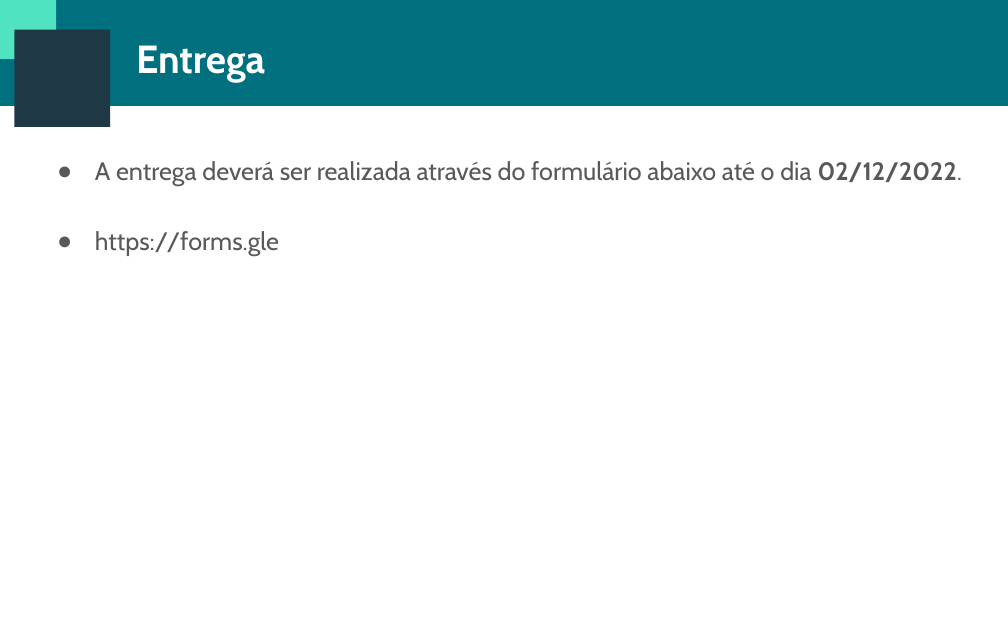
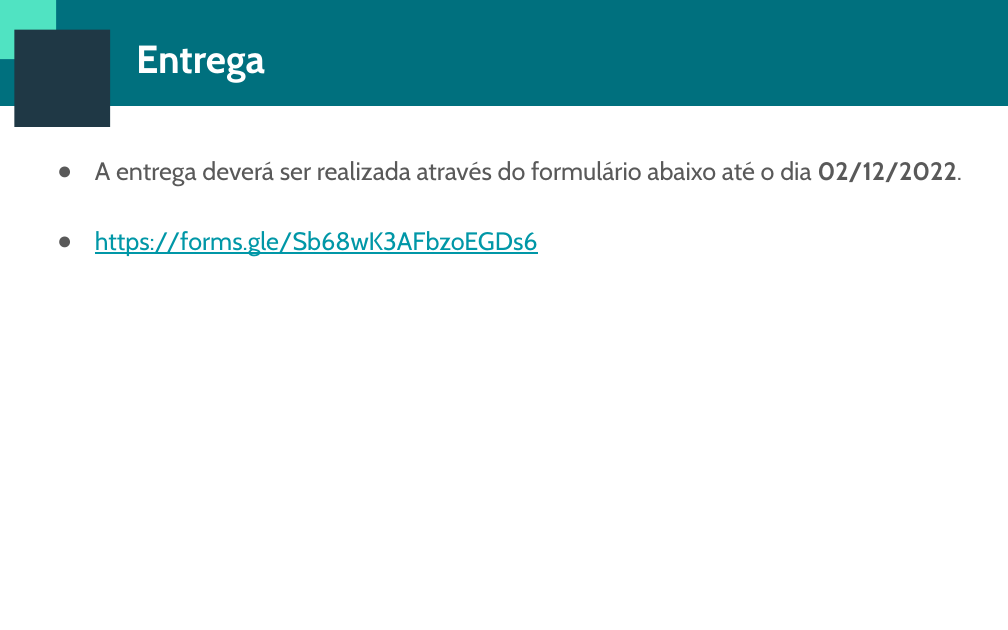
Before and after one commit to cteds/desenvolvimento_interface_usuario_segundo_oferecimento, a slide deck: slide 5 of avaliacao/escopo.pptx. Drawn at 1008x630 pixels with LibreOffice and Linux fonts; fonts in the diff are those of the drawing; background and template pictures are left out. Boxes give left, top, right and bottom in pixels: in the first picture for what was removed or moved away, otherwise in the second. Text is boxed around its words. In the diff, an @@ line names an element or a change of style, - is before the commit and + after.

```diff
--- a/avaliacao/escopo.pptx
+++ b/avaliacao/escopo.pptx
@@ text at box(95, 231, 538, 256): text changed; text colour #595959 to #0097A7 @@
-● https://forms.gle
+● https://forms.gle/Sb68wK3AFbzoEGDs6
```
Also in this commit, not shown: 1 other file.
